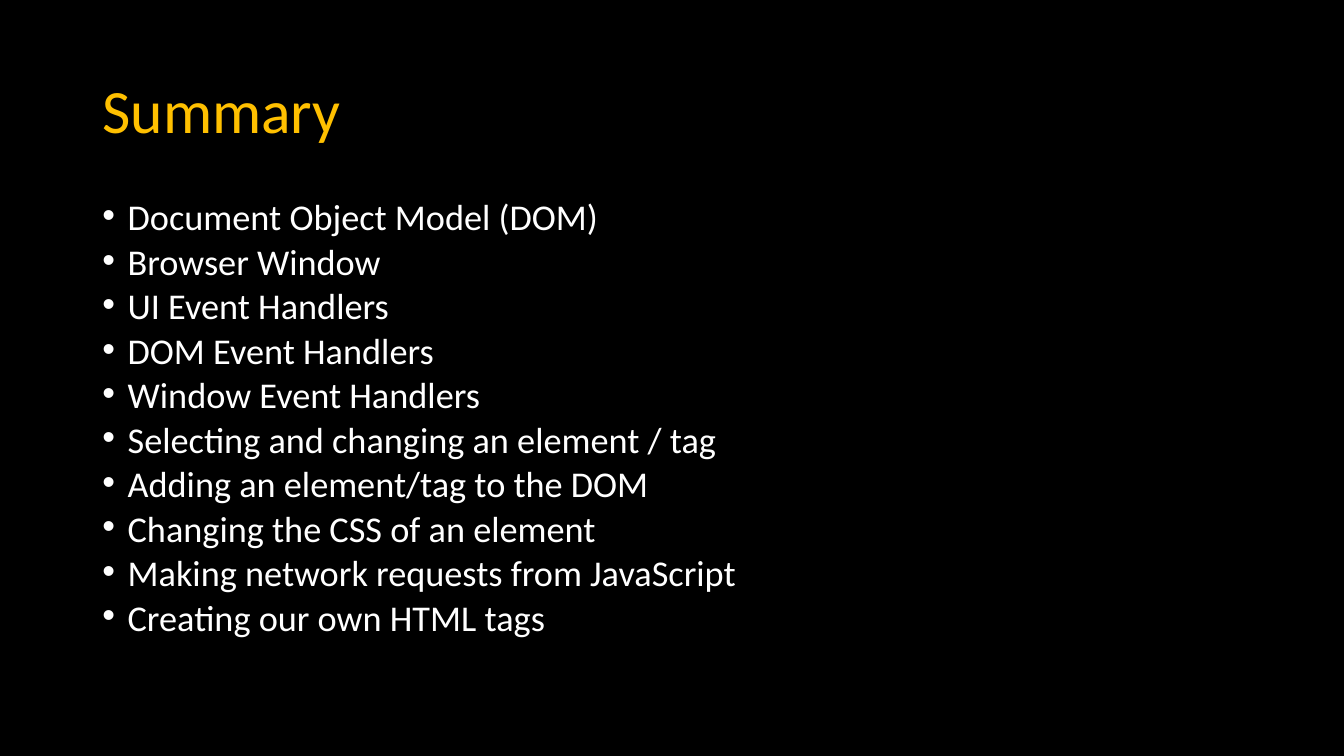
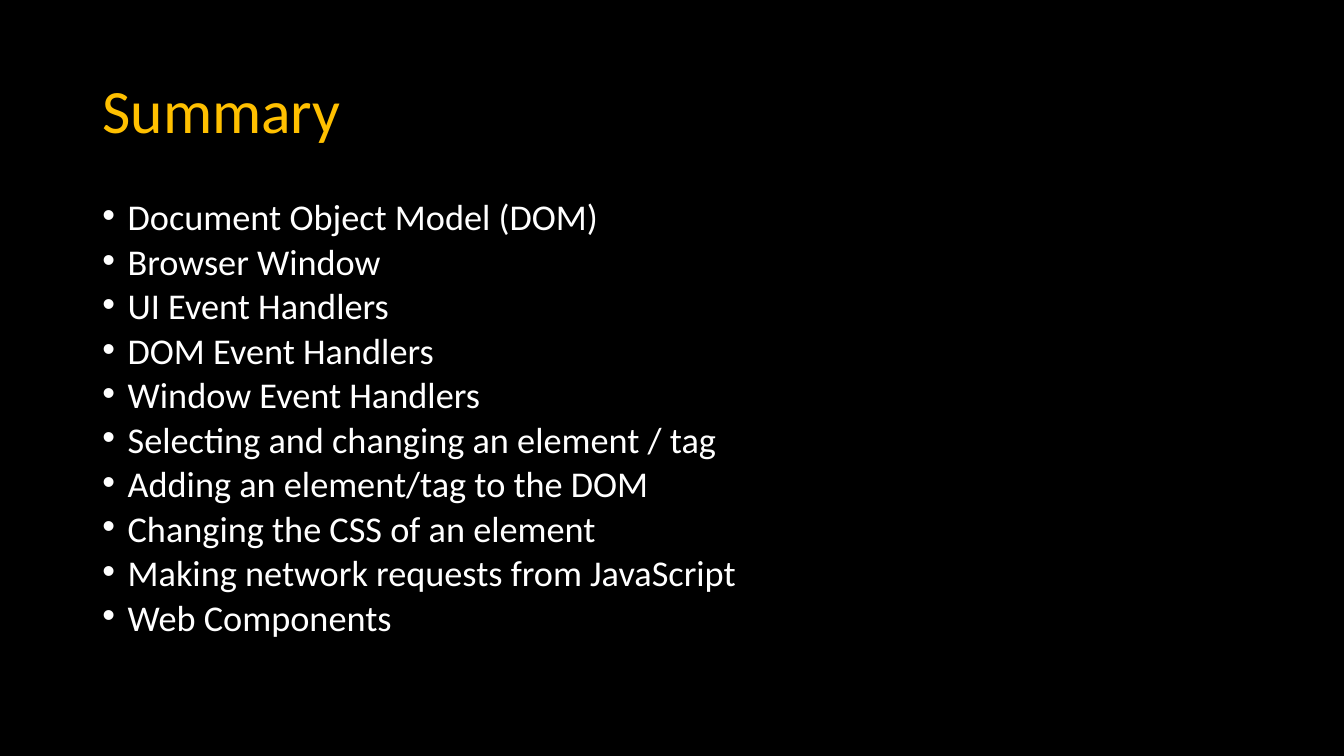
Before and after one commit to csev/dj4e, a slide deck: slide 48 of lectures/JS-03-Browser.pptx (slide 42 before the commit). Drawn at 1344x756 pixels with LibreOffice and Linux fonts; fonts in the diff are those of the drawing. Boxes give left, top, right and bottom in pixels: in the first picture for what was removed or moved away, otherwise in the second. Text is boxed around its words. In the diff, an @@ line names an element or a change of style, - is before the commit and + after.

```diff
--- a/lectures/JS-03-Browser.pptx
+++ b/lectures/JS-03-Browser.pptx
@@ text at bbox=[128, 605, 392, 637]: text changed @@
-• Creating our own HTML tags
+• Web Components
```
Also in this commit, not shown: 7 slides added, 1 slide removed, 3 other files.
